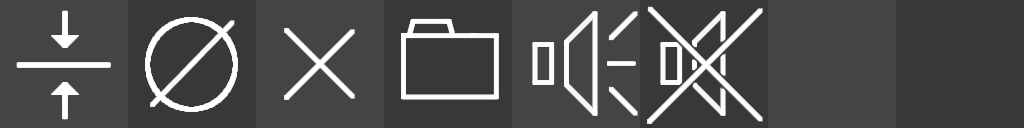
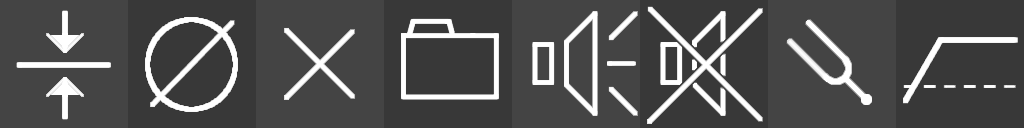
Two versions of the same layered image (1024 × 128). Layer-by-layer changes:
added layer "icons-new-skel copy" above "icons-new" over [903, 37, 1018, 104]
painted on "icons-new" over [786, 19, 872, 105]
showed "icons-new-skel", painted on it over [46, 7, 1018, 121]
